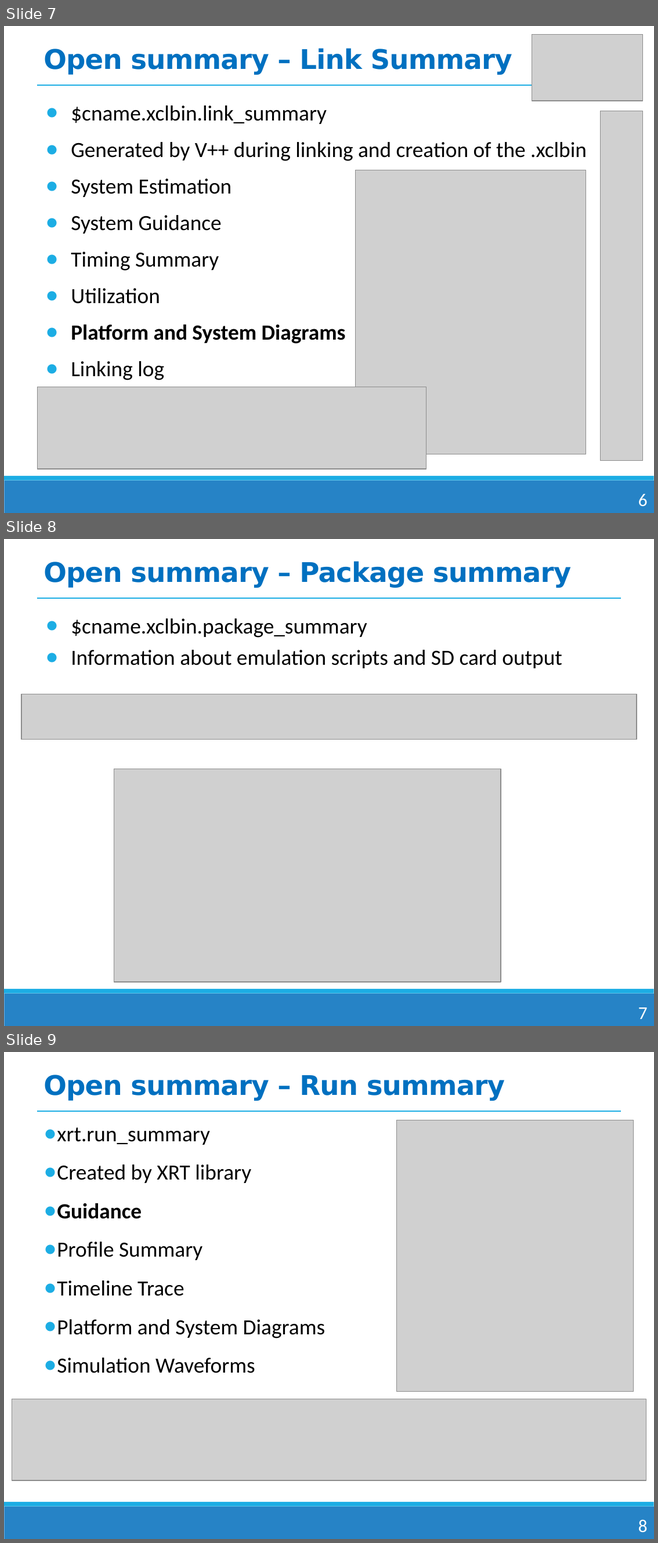
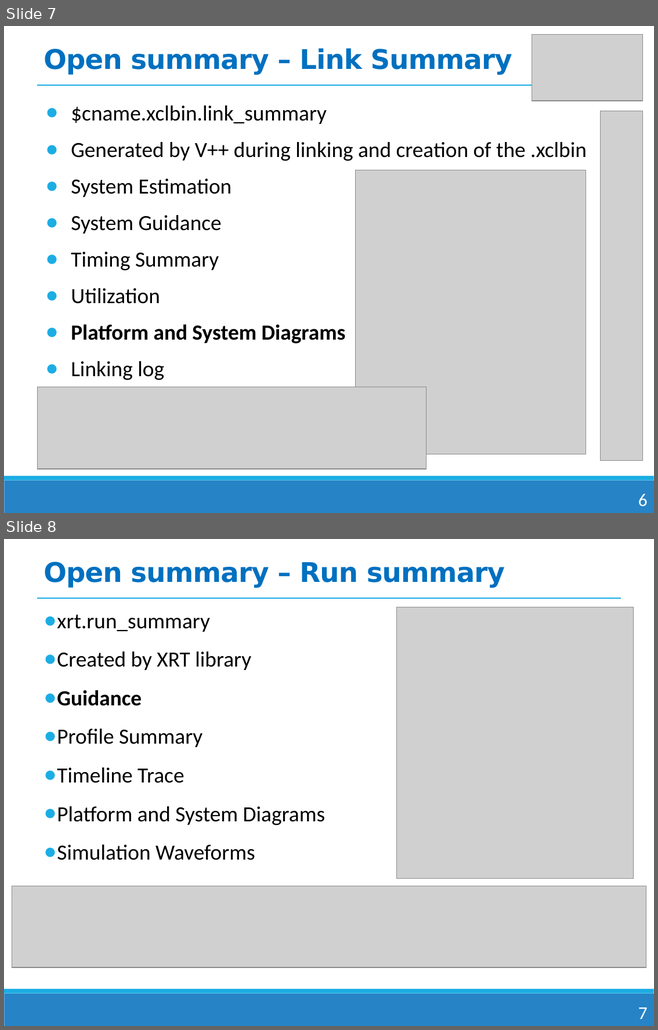
Before and after one commit to jieyunma/AAHLS_LabA, a slide deck: ppt.pptx. Shown one above the other, each under a label of ours: slides 7, 8 and 9 before the commit, slides 7 and 8 after it. The pictures are 658x1543 and 658x1030 pixels, drawn with LibreOffice and Linux fonts; fonts in the diff are those of the drawing; grey boxes stand for pictures. Boxes give left, top, right and bottom in pixels: in the first picture for what was removed or moved away, otherwise in the second. Text is boxed around its words. In the diff, an @@ line names an element or a change of style, - is before the commit and + after.

```diff
--- a/ppt.pptx
+++ b/ppt.pptx
@@ slide 8 removed at (x1=4, y1=539, x2=654, y2=1026), background #FFFFFF; not listed: 2 template elements that a slide beside it also shows @@
@@ text removed at (x1=43, y1=561, x2=571, y2=588) @@
-Open summary – Package summary
@@ line removed from (37, 598) to (621, 598) @@
@@ text removed at (x1=71, y1=618, x2=561, y2=668) @@
-  ● $cname.xclbin.package_summary
-  ● Information about emulation scripts and SD card output
@@ picture removed at (x1=21, y1=694, x2=636, y2=740) @@
@@ picture removed at (x1=114, y1=769, x2=500, y2=982) @@
@@ page number removed at (x1=638, y1=1008, x2=647, y2=1019) @@
-7
@@ what was slide 9 is now slide 8 @@
@@ page number at (x1=638, y1=1008, x2=647, y2=1019): text changed @@
-8
+7
```
Also in this commit, not shown: 1 slide changed, 3 slides added.
